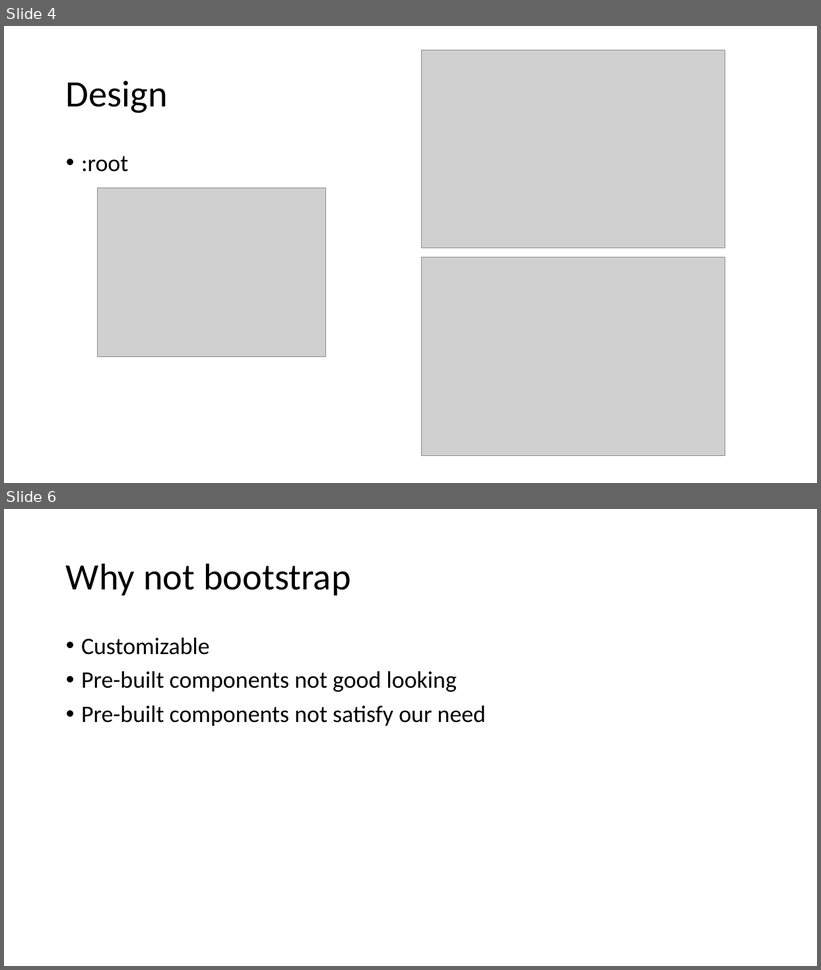
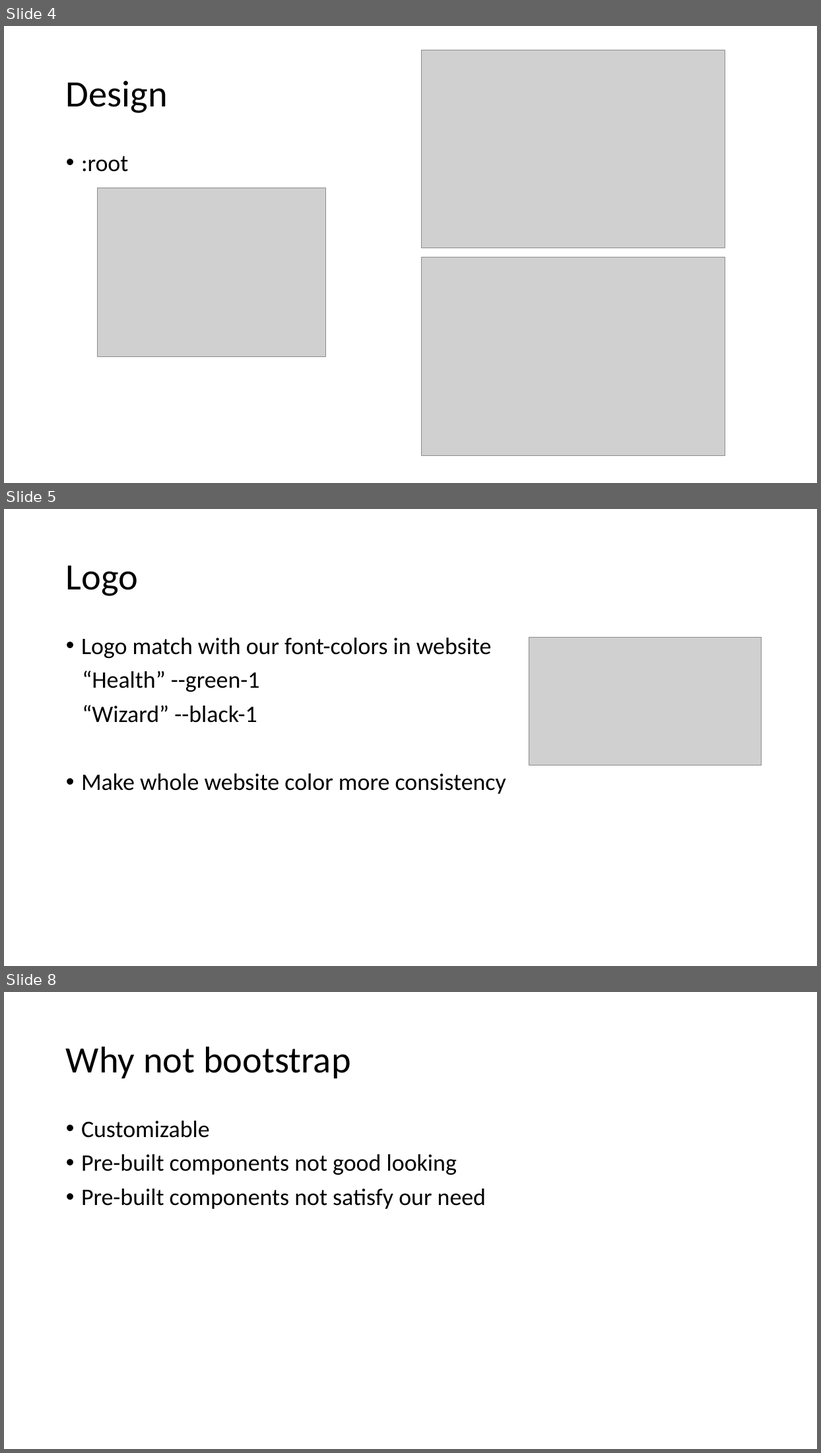
Before and after one commit to llkk87/frond-end-project, a slide deck: present-docs/project-presentation.pptx. Shown one above the other, each under a label of ours: slides 4 and 6 before the commit, slides 4, 5 and 8 after it; the slides between them are not shown. The pictures are 821x970 and 821x1453 pixels, drawn with LibreOffice and Linux fonts; fonts in the diff are those of the drawing; grey boxes stand for pictures. Boxes give left, top, right and bottom in pixels: in the first picture for what was removed or moved away, otherwise in the second. Text is boxed around its words. In the diff, an @@ line names an element or a change of style, - is before the commit and + after.

```diff
--- a/present-docs/project-presentation.pptx
+++ b/present-docs/project-presentation.pptx
@@ slide 5 added at (4,509,817,966), background #FFFFFF @@
@@ title added at (66,565,138,596), 44 pt, text #000000 @@
+Logo
@@ text added at (81,638,506,794), 28 pt, text #000000 @@
+• Logo match with our font-colors in website
+“Health” --green-1
+“Wizard” --black-1
+• Make whole website color more consistency
@@ picture added at (529,638,762,765) @@
@@ what was slide 6 is now slide 8 @@
```
Also in this commit, not shown: 5 slides changed, 6 other slides added, 1 slide removed, 1 other file.
